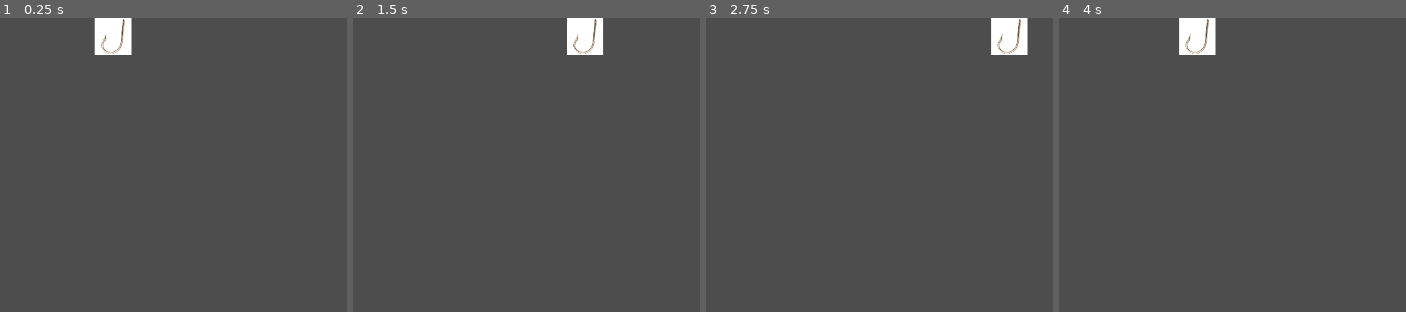
Above: before the commit, frames 1-4 (left to right).
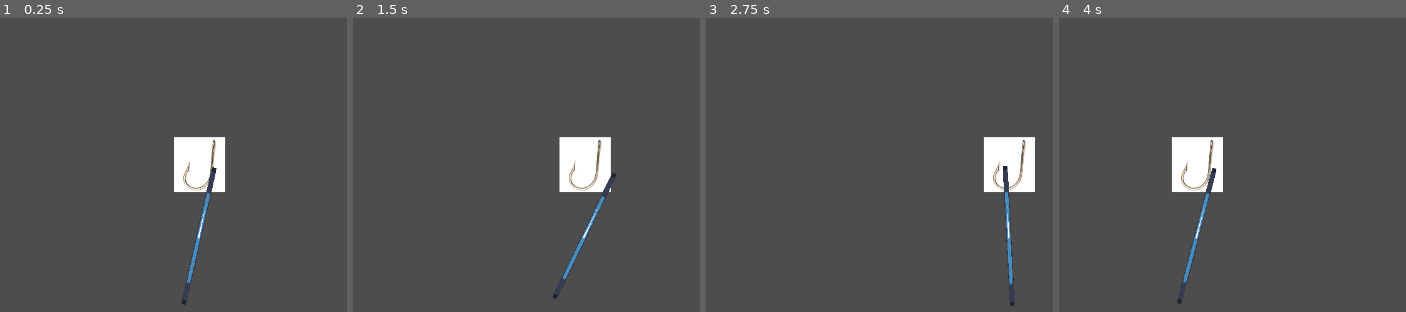
Above: after the commit, the same moments.

Repository: Valeria099/Trallalero-Trallala
Game: Godot game, scene res://game.tscn
The game is run twice, just before and just after one commit, with the same random seed, the same clock (stepped at 60 frames per second) and the same inputs. The engine's default icon, where the game draws it, is replaced by a stand-in: a white triangle on a blue panel in a dark square.
Inputs (mouse positions are in pixels of both pictures, inside the frame that each line leads up to):
- Up to frame 1 (0.25 s): no input
- Up to frame 2 (1.5 s): tap Enter at 0.5 s; move the mouse to (outside the picture) at 0.52 s; hold Right (ui_right) 0.53-1.28 s; move the mouse to (outside the picture) at 1.27 s; hold Left (ui_left) from 1.28 s (still down)
- Up to frame 3 (2.75 s): move the mouse to (959, 176) at 2.02 s; release Left (ui_left) at 2.03 s; hold Right (ui_right) from 2.03 s (still down)
- Up to frame 4 (4 s): move the mouse to (outside the picture) at 2.77 s; tap Space at 3.5 s; move the mouse to (outside the picture) at 3.52 s; release Right (ui_right) at 3.53 s; hold Left (ui_left) from 3.53 s (still down)

The runs differ from the first frame. In frame 1, 4.5% of the frame differs, in the area x 27-65%, y 0-98%; in frame 2, 4.5%, in the area x 57-76%, y 0-96%; in frame 3, 4.4%; in frame 4, 4.4%.

Commit message:
Really Trash hook that rotates?

Diff:
--- a/game.tscn
+++ b/game.tscn
@@ -1,13 +1,21 @@
-[gd_scene load_steps=3 format=3 uid="uid://dv4dc6v8dlay7"]
+[gd_scene load_steps=5 format=3 uid="uid://dv4dc6v8dlay7"]
 
 [ext_resource type="Texture2D" uid="uid://b3a2bkwrobaof" path="res://download.jpg" id="1_e2o6t"]
 [ext_resource type="Script" uid="uid://bo3dkl3icdnk" path="res://hook.gd" id="2_feb5d"]
+[ext_resource type="Texture2D" uid="uid://wjqdut7bka3d" path="res://icon.svg" id="3_feb5d"]
+[ext_resource type="Script" uid="uid://c8je22288j1uh" path="res://sprite_2d.gd" id="4_fc0e3"]
 
 [node name="GAME" type="Node2D"]
 position = Vector2(0, -6)
 
 [node name="Hook" type="Sprite2D" parent="."]
-position = Vector2(542.75, 35.25)
-scale = Vector2(0.26, 0.264444)
+position = Vector2(681, 241)
+scale = Vector2(0.361111, 0.387222)
 texture = ExtResource("1_e2o6t")
 script = ExtResource("2_feb5d")
+
+[node name="Spear" type="Sprite2D" parent="Hook"]
+position = Vector2(-2.76922, 294.404)
+scale = Vector2(0.17428, 4.53735)
+texture = ExtResource("3_feb5d")
+script = ExtResource("4_fc0e3")
--- a/hook.gd
+++ b/hook.gd
@@ -2,16 +2,20 @@
 
 var speed = 600
 
+# Define horizontal movement boundaries
 const LEFT_LIMIT = 427
 const RIGHT_LIMIT = 853
 
 func _process(delta):
 	var direction = 0
+
 	if Input.is_action_pressed("ui_left") or Input.is_action_pressed("move_left"):
 		direction -= 1
 	if Input.is_action_pressed("ui_right") or Input.is_action_pressed("move_right"):
 		direction += 1
 
+	# Move
 	position.x += direction * speed * delta
 
+	# Clamp position so it stays in the center third of the screen
 	position.x = clamp(position.x, LEFT_LIMIT, RIGHT_LIMIT)
--- /dev/null
+++ b/sprite_2d.gd
@@ -0,0 +1,24 @@
+extends Sprite2D  # Assuming the spear is a Sprite
+
+var spear_length = 100  # Set the length of your spear (in pixels)
+
+func _ready():
+	# This assumes the spear's pivot is at the top (for rotation to make sense)
+	# If not, you can adjust the pivot using the 'Offset' in the Inspector
+	pass
+
+func _process(delta):
+	# Get the mouse position in global coordinates
+	var mouse_position = get_global_mouse_position()
+
+	# Calculate the vector from the spear's top to the mouse position
+	var spear_top_position = position  # Position of the spear's top (parent position)
+
+	# Vector pointing from the spear's top to the mouse
+	var direction_to_mouse = mouse_position - spear_top_position
+
+	# Normalize the direction to get the angle
+	var angle = direction_to_mouse.angle()
+
+	# Set the rotation of the spear based on the calculated angle
+	rotation = angle
Not shown, added: sprite_2d.gd.uid
